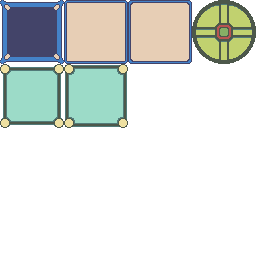
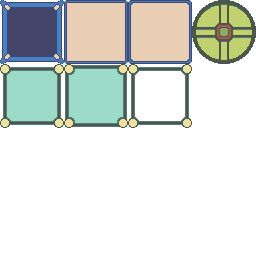
Layer changes from the first 256 × 256 image to the second:
painted on "Layer 1" over [128, 64, 192, 128]
